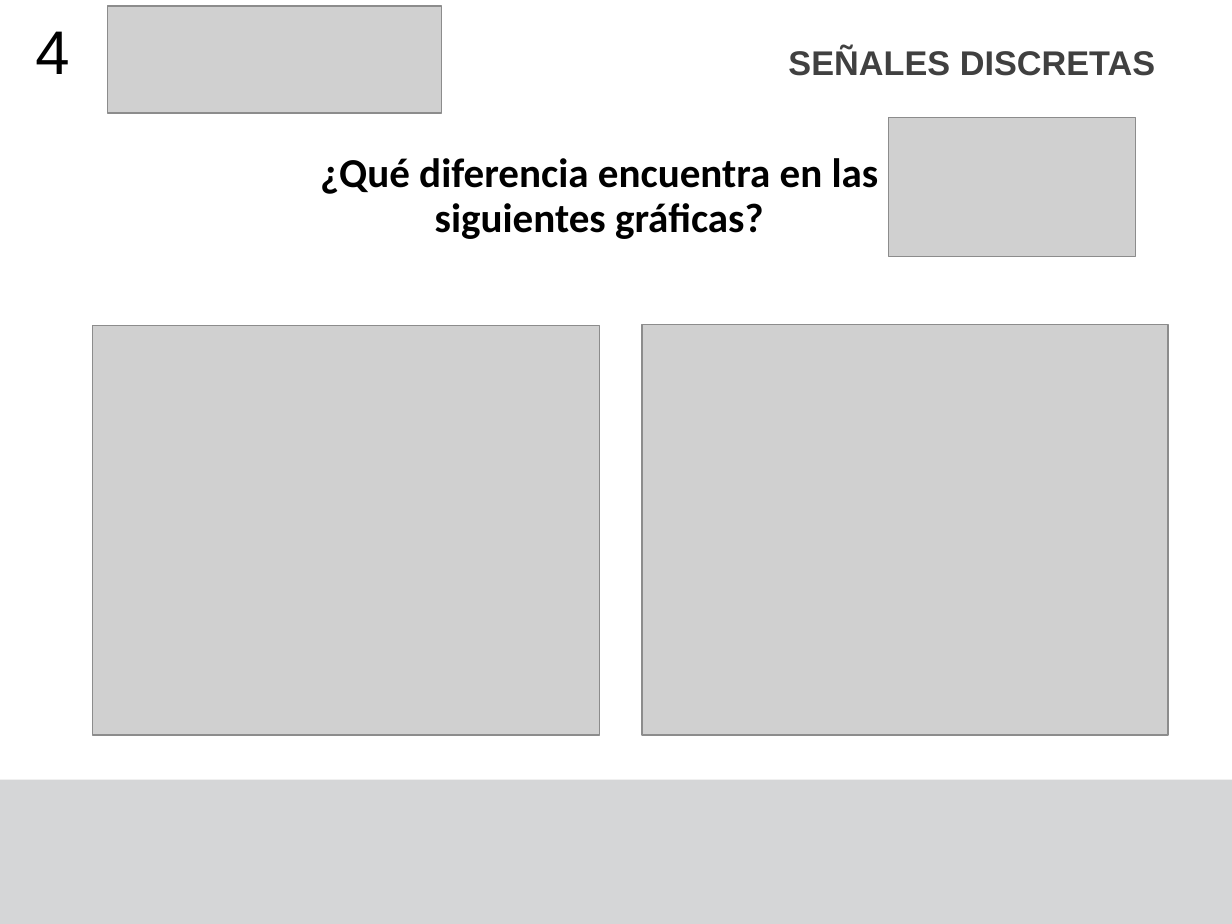
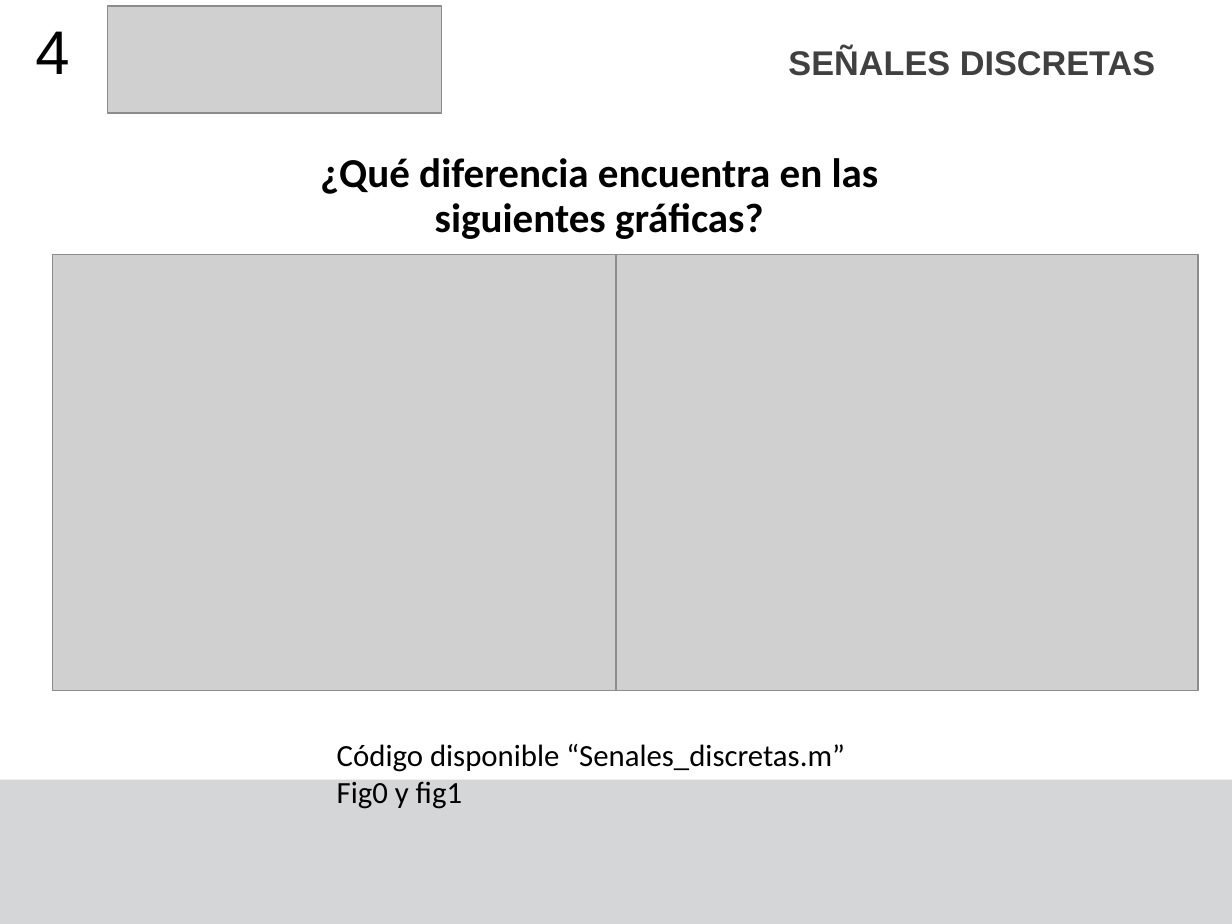
Before and after one commit to F4bian1012/Sistemas-de-Control-II---Ingenier-a-Mecatr-nica, a slide deck: slide 4 of Sesión_1/Señales Discretas - Digitales.pptx. Drawn at 1232x924 pixels with LibreOffice and Linux fonts; fonts in the diff are those of the drawing; grey boxes stand for pictures. Boxes give left, top, right and bottom in pixels: in the first picture for what was removed or moved away, otherwise in the second. Text is boxed around its words. In the diff, an @@ line names an element or a change of style, - is before the commit and + after.

```diff
--- a/Sesión_1/Señales Discretas - Digitales.pptx
+++ b/Sesión_1/Señales Discretas - Digitales.pptx
@@ picture removed at [888,117,1136,256] @@
@@ picture: place and size @@
-picture at [92,325,600,736]
+picture at [53,254,634,690]
@@ picture: place and size @@
-picture at [642,324,1168,734]
+picture at [616,254,1198,690]
@@ text added at [337,744,845,809], 18 pt, text #000000 @@
+Código disponible “Senales_discretas.m”
+Fig0 y fig1
```
Also in this commit, not shown: 13 other slides changed, 3 slides added, 2 slides removed, 7 other files.
